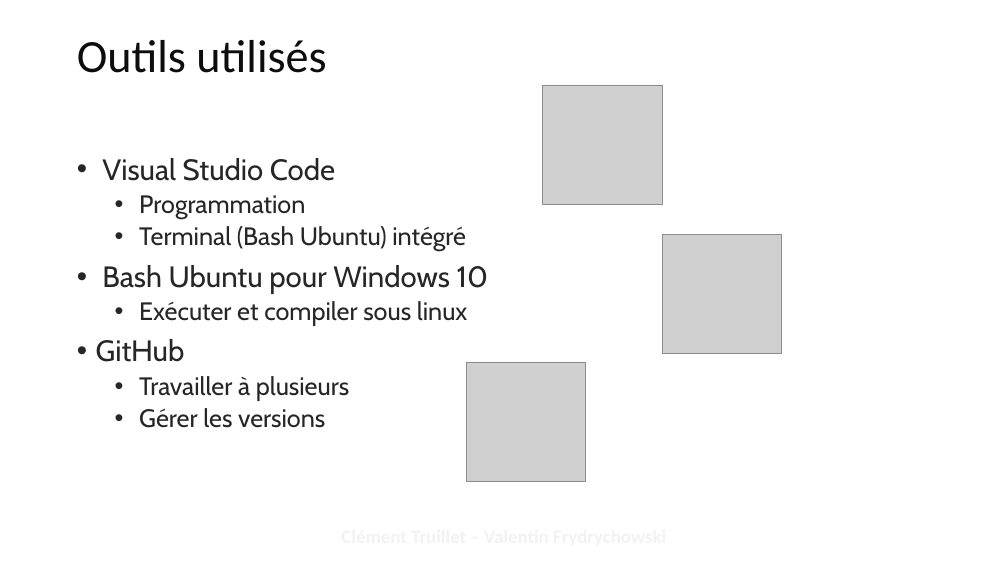
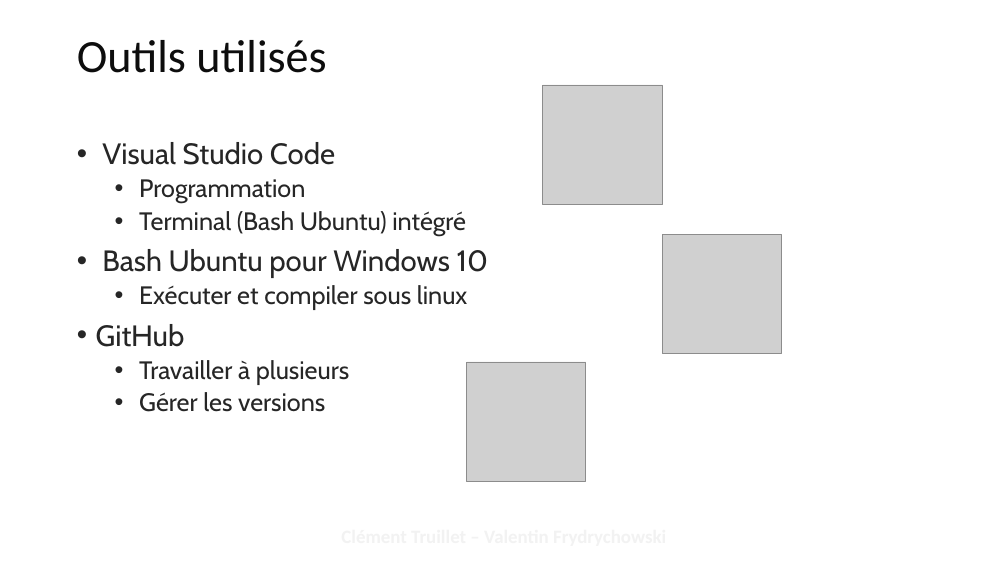
Before and after one commit to ctruillet/KreGit, a slide deck: slide 3 of doc/Presentation.pptx. Drawn at 1008x567 pixels with LibreOffice and Linux fonts; fonts in the diff are those of the drawing; grey boxes stand for pictures; background and template pictures are left out. Boxes give left, top, right and bottom in pixels: in the first picture for what was removed or moved away, otherwise in the second. Text is boxed around its words. In the diff, an @@ line names an element or a change of style, - is before the commit and + after.

```diff
--- a/doc/Presentation.pptx
+++ b/doc/Presentation.pptx
@@ text "Visual Studio Code": place and size @@
-text "Visual Studio Code" at (96, 158, 488, 428)
+text "Visual Studio Code" at (96, 142, 488, 412)
```
Also in this commit, not shown: 5 other slides changed, 1 slide added, 3 slides removed, 13 other files.
